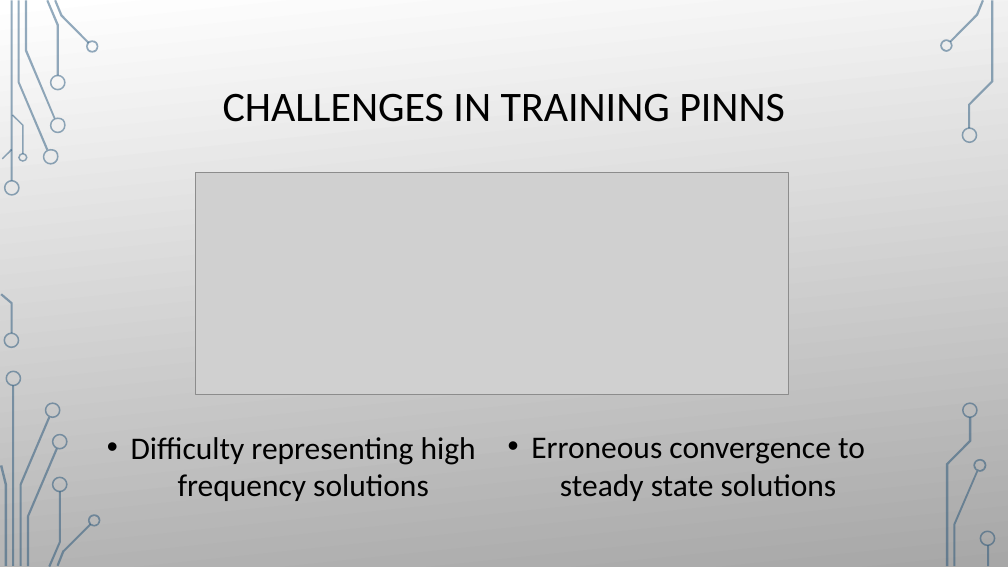
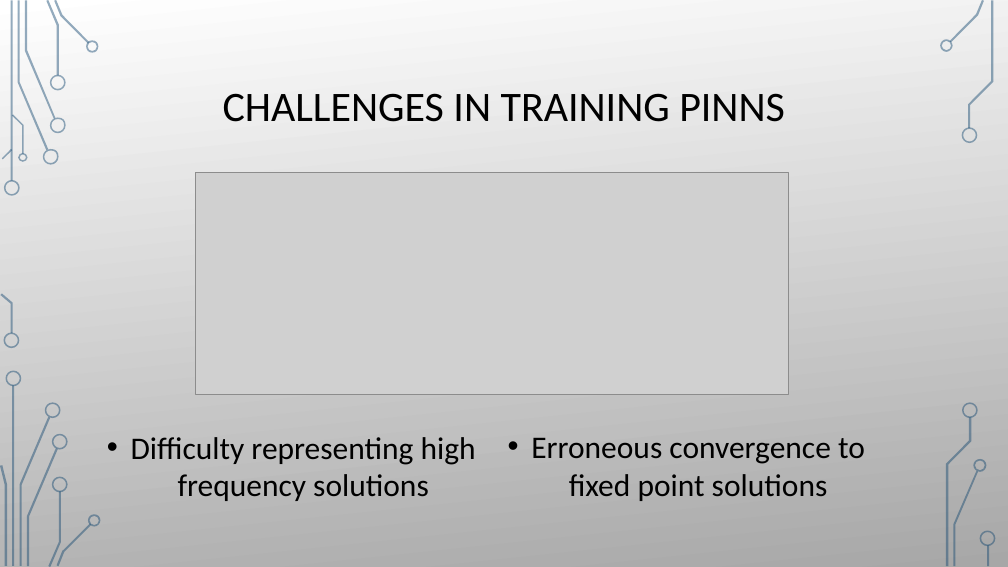
Before and after one commit to damienbeecroft/pnnl_research, a slide deck: slide 5 of MFFBPINNs.pptx (slide 4 before the commit). Drawn at 1008x567 pixels with LibreOffice and Linux fonts; fonts in the diff are those of the drawing; grey boxes stand for pictures; background and template pictures are left out. Boxes give left, top, right and bottom in pixels: in the first picture for what was removed or moved away, otherwise in the second. Text is boxed around its words. In the diff, an @@ line names an element or a change of style, - is before the commit and + after.

```diff
--- a/MFFBPINNs.pptx
+++ b/MFFBPINNs.pptx
@@ text at box(531, 438, 865, 501): text changed @@
-• Erroneous convergence to steady state solutions
+• Erroneous convergence to fixed point solutions
```
Also in this commit, not shown: 8 other slides changed, 2 slides added, 14 other files.
